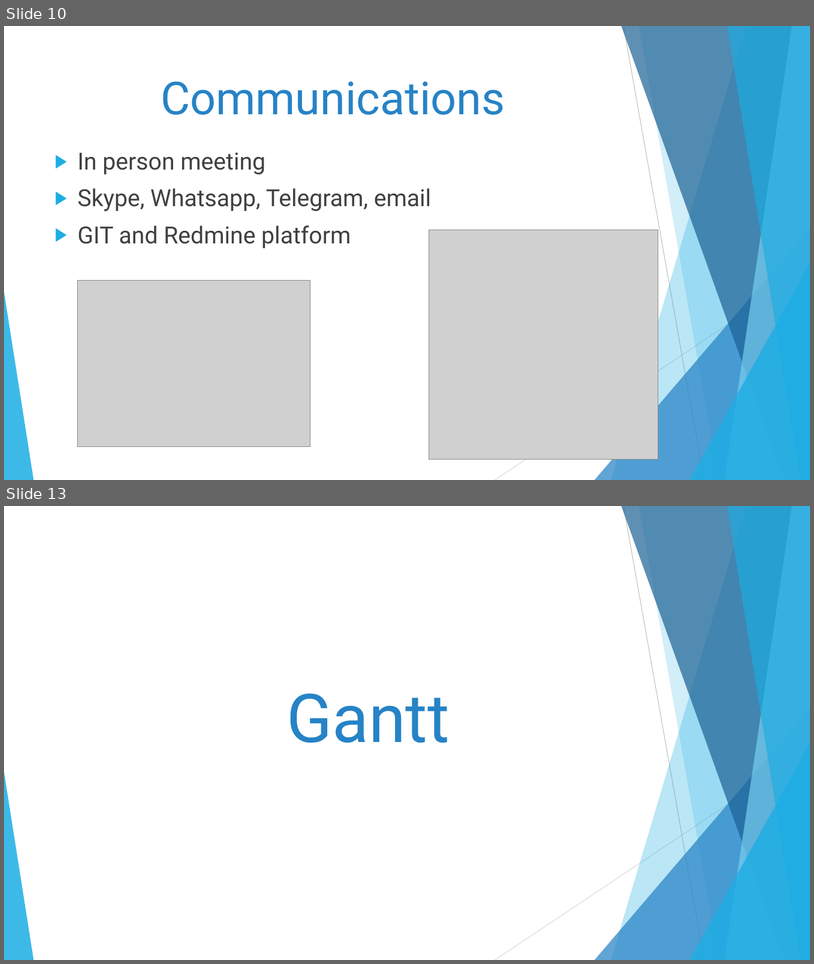
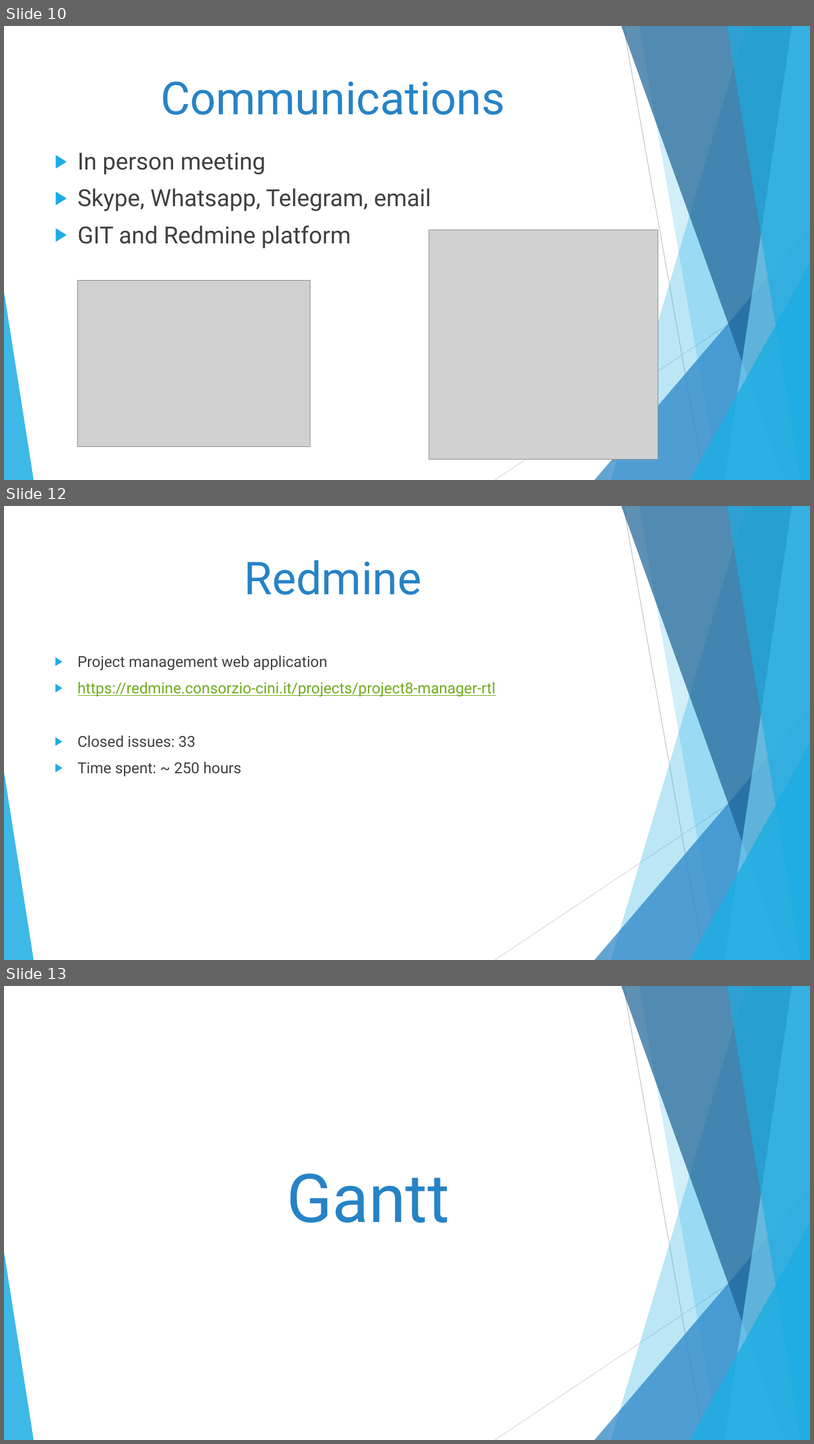
Before and after one commit to Garolla/IPMANAGER, a slide deck: slides/GINA_SDP_final.pptx. Shown one above the other, each under a label of ours: slides 10 and 13 before the commit, slides 10, 12 and 13 after it; the slides between them are not shown. The pictures are 814x964 and 814x1444 pixels, drawn with LibreOffice and Linux fonts; fonts in the diff are those of the drawing; grey boxes stand for pictures. Boxes give left, top, right and bottom in pixels: in the first picture for what was removed or moved away, otherwise in the second. Text is boxed around its words. In the diff, an @@ line names an element or a change of style, - is before the commit and + after.

```diff
--- a/slides/GINA_SDP_final.pptx
+++ b/slides/GINA_SDP_final.pptx
@@ slide 12 added at bbox=[4, 506, 810, 960], background #FFFFFF; not listed: 10 template elements that a slide beside it also shows @@
@@ title added at bbox=[245, 560, 422, 595], 54 pt, text #2683C6 @@
+Redmine
@@ text added at bbox=[78, 655, 496, 776], 18 pt, text #404040 @@
+▶ Project management web application
+▶ https://redmine.consorzio-cini.it/projects/project8-manager-rtl
+▶ Closed issues: 33
+▶ Time spent: ~ 250 hours
```
Also in this commit, not shown: 3 slides changed, 3 other slides added, 4 slides removed.
